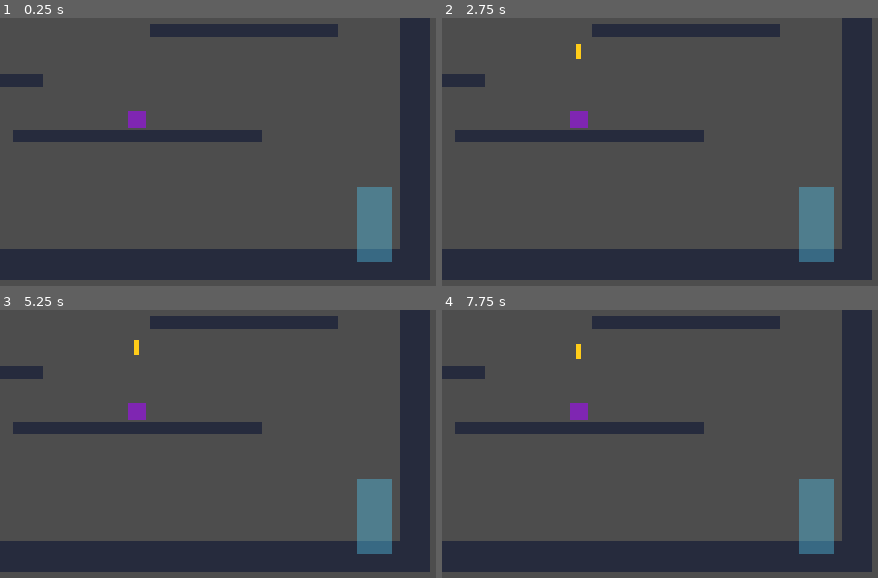
Above: before the commit, frames 1-4 (two rows, left to right).
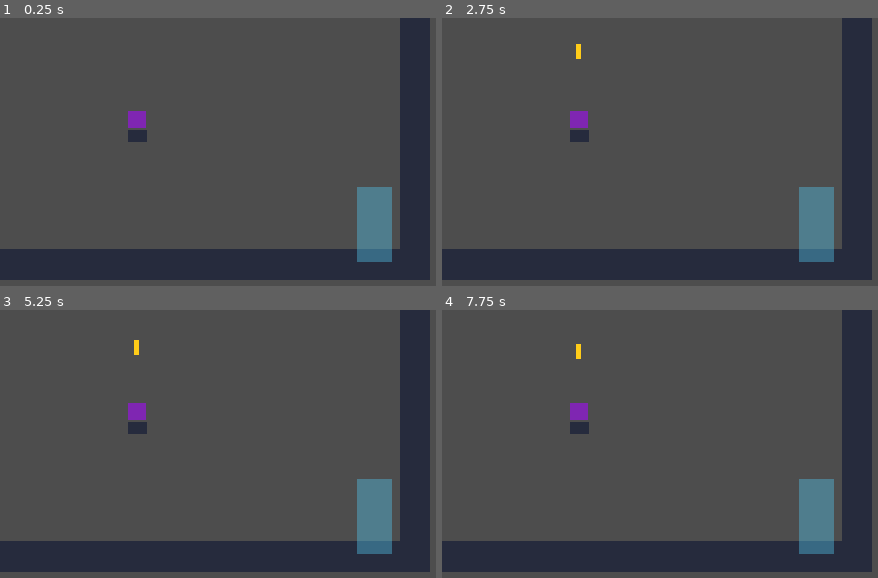
Above: after the commit, the same moments.

Repository: PACarniglia/count-hawk-down
Game: Godot game, scene res://scenes/Rooms/06_reign_of_fire.tscn
Two runs of this game, one before a commit and one after it. Both use one fixed random seed, a clock stepped at 60 frames per second and the inputs below. This scene is started directly instead of the project's main scene.
Inputs (mouse positions are in pixels of both pictures, inside the frame that each line leads up to):
- Up to frame 1 (0.25 s): no input
- Up to frame 2 (2.75 s): tap Enter at 0.5, 2 s; move the mouse to (outside the picture) at 0.52 s; hold D (move_right) 0.53-2.03 s; click (outside the picture) at 0.6 s; tap W (move_jump) at 0.77, 1.52 s; tap Space at 1.25 s; move the mouse to (681, 264) at 1.27 s; right-click (681, 264) at 1.35 s; move the mouse to (outside the picture) at 2.02 s; hold A (move_left) from 2.03 s (still down); click (outside the picture) at 2.1 s
- Up to frame 3 (5.25 s): tap Space at 2.75, 4.25 s; move the mouse to (outside the picture) at 2.77 s; release A (move_left) at 2.78 s; hold D (move_right) 2.78-4.28 s; right-click (outside the picture) at 2.85 s; click (outside the picture) at 2.92 s; tap W (move_jump) at 3.02, 3.77, 4.52 s; tap Enter at 3.5 s; move the mouse to (outside the picture) at 3.52 s; click (outside the picture) at 3.6 s; move the mouse to (161, 468) at 4.27 s; hold A (move_left) 4.28-5.03 s; right-click (161, 468) at 4.35 s; move the mouse to (outside the picture) at 5.02 s; hold D (move_right) from 5.03 s (still down); click (outside the picture) at 5.1 s
- Up to frame 4 (7.75 s): move the mouse to (721, 422) at 5.77 s; release D (move_right) at 5.78 s; hold A (move_left) 5.78-7.28 s; right-click (721, 422) at 5.85 s; tap W (move_jump) at 6.02, 6.77, 7.52 s; move the mouse to (outside the picture) at 6.52 s; click (outside the picture) at 6.6 s; move the mouse to (681, 556) at 7.27 s; hold D (move_right) from 7.28 s (still down); right-click (681, 556) at 7.35 s; click (681, 556) at 7.42 s

The runs differ from the first frame. In frame 1, 4.9% of the frame differs, in the area x 0-78%, y 2-47%; in frame 2, 4.9%; in frame 3, 4.9%; in frame 4, 4.9%.

Commit message:
feat(rooms): refine reign of fire layout

Diff:
--- a/scenes/Rooms/06_reign_of_fire.tscn
+++ b/scenes/Rooms/06_reign_of_fire.tscn
@@ -1,97 +1,87 @@
-[gd_scene format=3]
+[gd_scene format=3 uid="uid://cqfilpyx7k5g"]
 
-[ext_resource type="Script" path="res://scenes/world/Room.gd" id="1_room"]
+[ext_resource type="Script" uid="uid://lwkwjbnto4et" path="res://scenes/world/Room.gd" id="1_room"]
 [ext_resource type="PackedScene" path="res://scenes/prefabs/enemy/turret.tscn" id="2_turret"]
 [ext_resource type="PackedScene" path="res://scenes/prefabs/platform/platform.tscn" id="3_platform"]
 [ext_resource type="PackedScene" path="res://scenes/prefabs/doors/Door.tscn" id="4_door"]
 
-[node name="ReignOfFire" type="Node2D"]
+[node name="ReignOfFire" type="Node2D" unique_id=1624552722]
 script = ExtResource("1_room")
 room_id = "reign_of_fire"
 
-[node name="Ground" parent="." instance=ExtResource("3_platform")]
+[node name="Ground" parent="." unique_id=1545447384 instance=ExtResource("3_platform")]
 position = Vector2(0, 394)
 platform_size = Vector2(1376, 48)
 platform_color = Color(0.14902, 0.172549, 0.239216, 1)
 
-[node name="Ceiling" parent="." instance=ExtResource("3_platform")]
+[node name="Ceiling" parent="." unique_id=694902721 instance=ExtResource("3_platform")]
 position = Vector2(0, -374)
 platform_size = Vector2(1376, 48)
 platform_color = Color(0.14902, 0.172549, 0.239216, 1)
 
-[node name="WallLeft" parent="." instance=ExtResource("3_platform")]
+[node name="WallLeft" parent="." unique_id=338317822 instance=ExtResource("3_platform")]
 position = Vector2(-664, 10)
 rotation = 1.5708
 platform_size = Vector2(816, 48)
 platform_color = Color(0.14902, 0.172549, 0.239216, 1)
 
-[node name="WallRight" parent="." instance=ExtResource("3_platform")]
+[node name="WallRight" parent="." unique_id=489851099 instance=ExtResource("3_platform")]
 position = Vector2(664, 10)
 rotation = 1.5708
 platform_size = Vector2(816, 48)
 platform_color = Color(0.14902, 0.172549, 0.239216, 1)
 
-[node name="CameraAnchor" type="Marker2D" parent="."]
+[node name="CameraAnchor" type="Marker2D" parent="." unique_id=1420367436]
 position = Vector2(0, 10)
 
-[node name="EntryPointLeft" type="Marker2D" parent="."]
+[node name="EntryPointLeft" type="Marker2D" parent="." unique_id=2123346995]
 position = Vector2(-600, 352)
 
-[node name="EntryPointRight" type="Marker2D" parent="."]
+[node name="EntryPointRight" type="Marker2D" parent="." unique_id=1206681021]
 position = Vector2(609, 343)
 
-[node name="DoorToZigZag" parent="." instance=ExtResource("4_door")]
+[node name="DoorToZigZag" parent="." unique_id=2074193805 instance=ExtResource("4_door")]
 position = Vector2(-600, 330)
 target_room_id = "zig_zag"
 target_entry_id = "EntryPointRight"
 
-[node name="DoorToBoss" parent="." instance=ExtResource("4_door")]
+[node name="DoorToBoss" parent="." unique_id=1503223597 instance=ExtResource("4_door")]
 position = Vector2(600, 330)
 target_room_id = "boss"
 target_entry_id = "EntryPointLeft"
 
-[node name="Platform1" parent="." instance=ExtResource("3_platform")]
+[node name="Platform1" parent="." unique_id=1274160786 instance=ExtResource("3_platform")]
 position = Vector2(-360, 250)
-platform_size = Vector2(360, 20)
+platform_size = Vector2(30, 20)
 platform_color = Color(0.14902, 0.172549, 0.239216, 1)
 
-[node name="Platform2" parent="." instance=ExtResource("3_platform")]
+[node name="Platform2" parent="." unique_id=586581697 instance=ExtResource("3_platform")]
 position = Vector2(220, 190)
-platform_size = Vector2(400, 20)
+platform_size = Vector2(30, 20)
 platform_color = Color(0.14902, 0.172549, 0.239216, 1)
 
-[node name="Platform3" parent="." instance=ExtResource("3_platform")]
+[node name="Platform3" parent="." unique_id=850761746 instance=ExtResource("3_platform")]
 position = Vector2(-100, 100)
-platform_size = Vector2(340, 20)
+platform_size = Vector2(30, 20)
 platform_color = Color(0.14902, 0.172549, 0.239216, 1)
 
-[node name="Platform4" parent="." instance=ExtResource("3_platform")]
-position = Vector2(390, 20)
-platform_size = Vector2(300, 20)
+[node name="Platform6" parent="." unique_id=888139063 instance=ExtResource("3_platform")]
+position = Vector2(100, -180)
+platform_size = Vector2(30, 20)
 platform_color = Color(0.14902, 0.172549, 0.239216, 1)
 
-[node name="Platform5" parent="." instance=ExtResource("3_platform")]
-position = Vector2(-390, -80)
-platform_size = Vector2(330, 20)
-platform_color = Color(0.14902, 0.172549, 0.239216, 1)
-
-[node name="Platform6" parent="." instance=ExtResource("3_platform")]
-position = Vector2(100, -180)
-platform_size = Vector2(420, 20)
-platform_color = Color(0.14902, 0.172549, 0.239216, 1)
-
-[node name="Turret1" parent="." instance=ExtResource("2_turret")]
+[node name="Turret1" parent="." unique_id=311341159 instance=ExtResource("2_turret")]
 position = Vector2(-360, 222)
 state_id = "reign_of_fire_turret_01"
 
-[node name="Turret2" parent="." instance=ExtResource("2_turret")]
+[node name="Turret2" parent="." unique_id=1389059558 instance=ExtResource("2_turret")]
 position = Vector2(220, 162)
 state_id = "reign_of_fire_turret_02"
 
-[node name="Turret3" parent="." instance=ExtResource("2_turret")]
+[node name="Turret3" parent="." unique_id=1314592032 instance=ExtResource("2_turret")]
 position = Vector2(-100, 72)
 state_id = "reign_of_fire_turret_03"
 
-[node name="Turret4" parent="." instance=ExtResource("2_turret")]
+[node name="Turret4" parent="." unique_id=320134212 instance=ExtResource("2_turret")]
 position = Vector2(100, -208)
 state_id = "reign_of_fire_turret_04"
